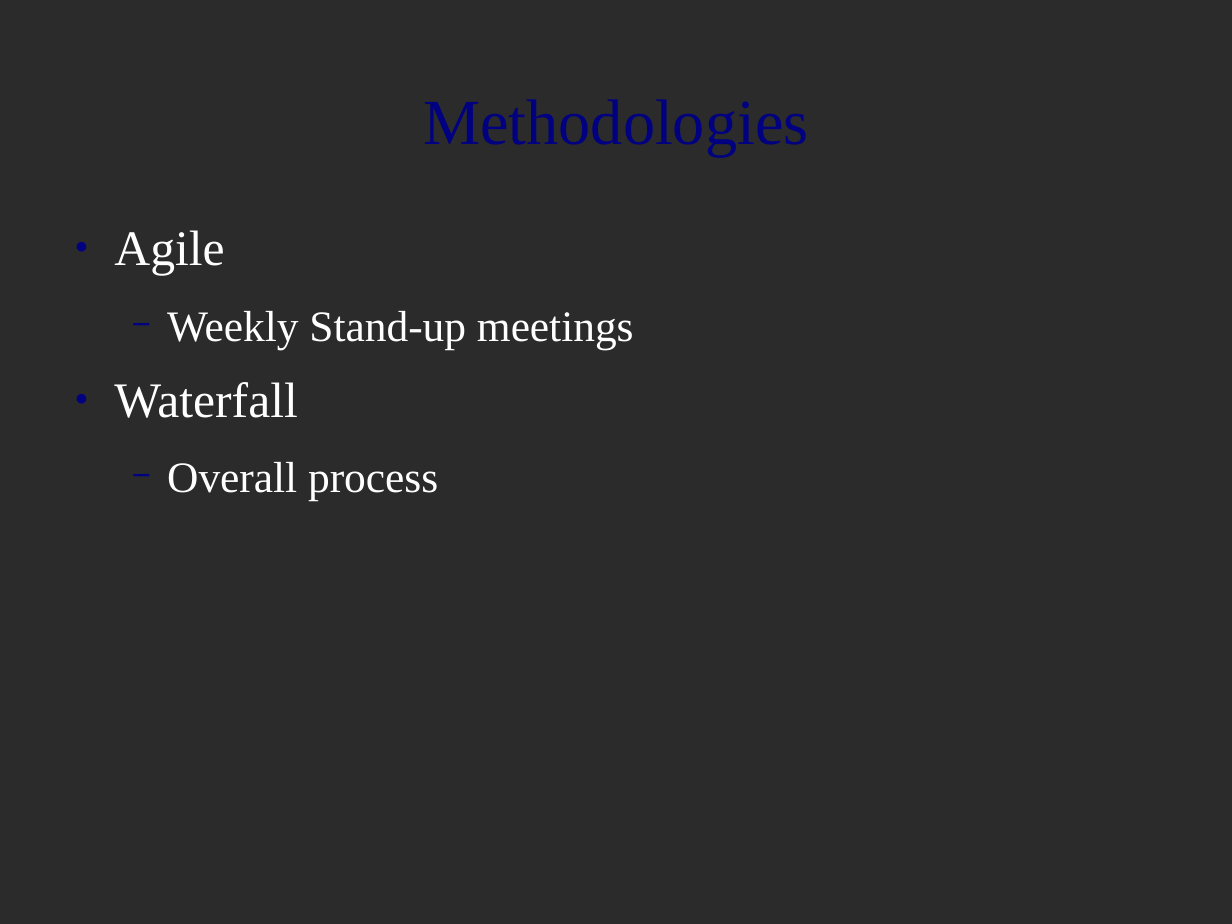
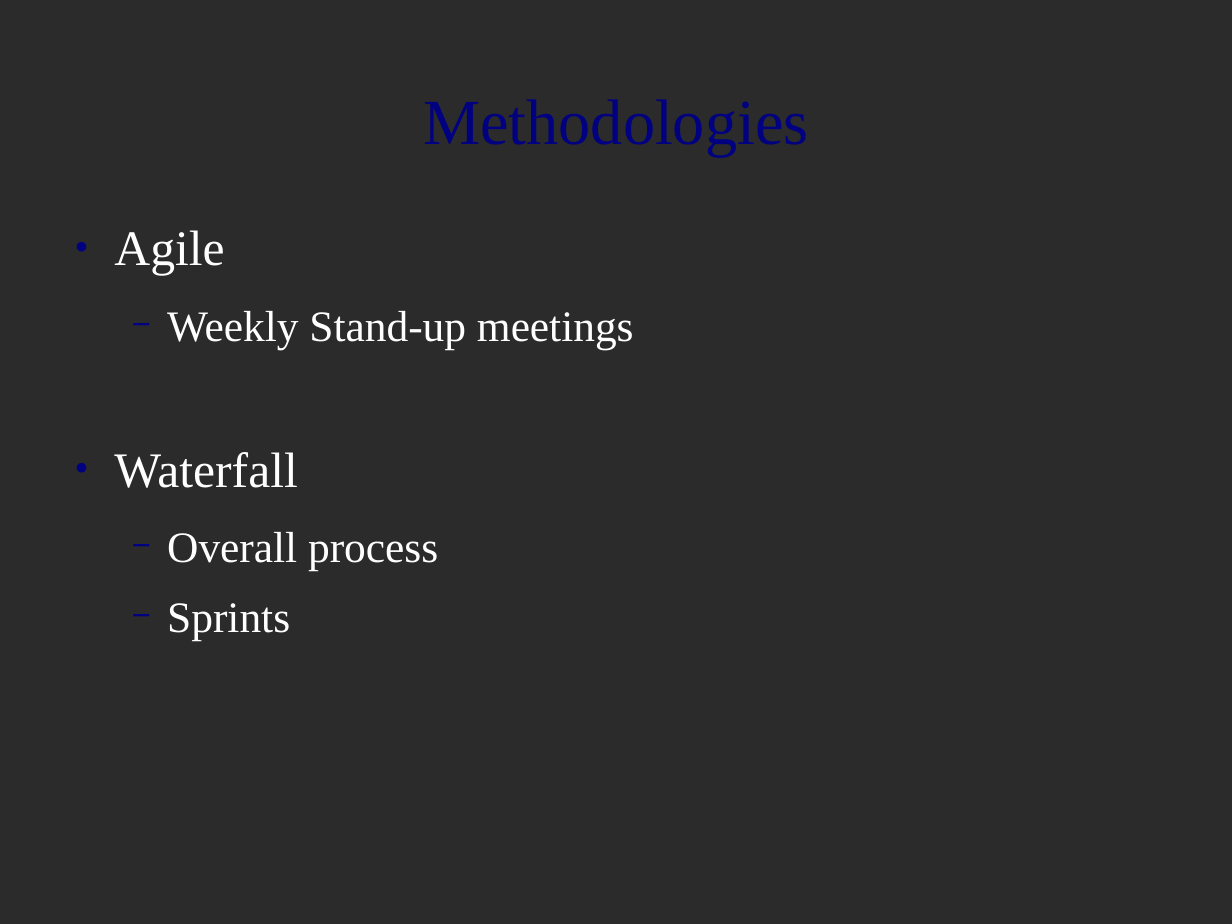
Before and after one commit to cala9649/KeyPlayer, a slide deck: slide 4 of KeyPlayerPresentation.odp. Drawn at 1232x924 pixels with LibreOffice and Linux fonts; fonts in the diff are those of the drawing; background and template pictures are left out; a plain dark background stands for a picture behind light text. Boxes give left, top, right and bottom in pixels: in the first picture for what was removed or moved away, otherwise in the second. Text is boxed around its words. In the diff, an @@ line names an element or a change of style, - is before the commit and + after.

```diff
--- a/KeyPlayerPresentation.odp
+++ b/KeyPlayerPresentation.odp
@@ text at <box>167,603,290,641</box>: paragraph added @@
+  − Sprints
```
Also in this commit, not shown: 2 other slides changed, 1 slide added, 2 slides removed.
